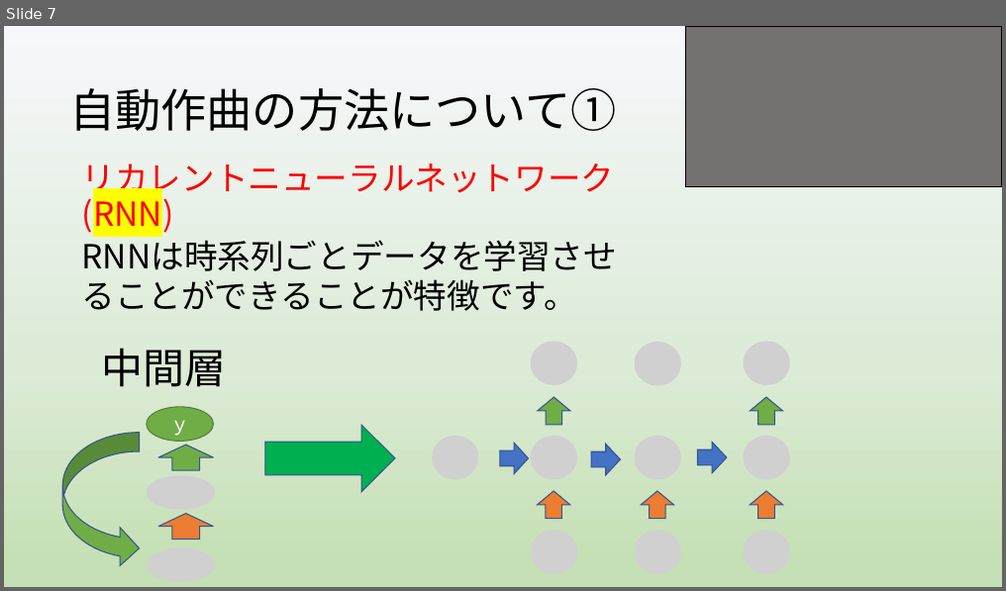
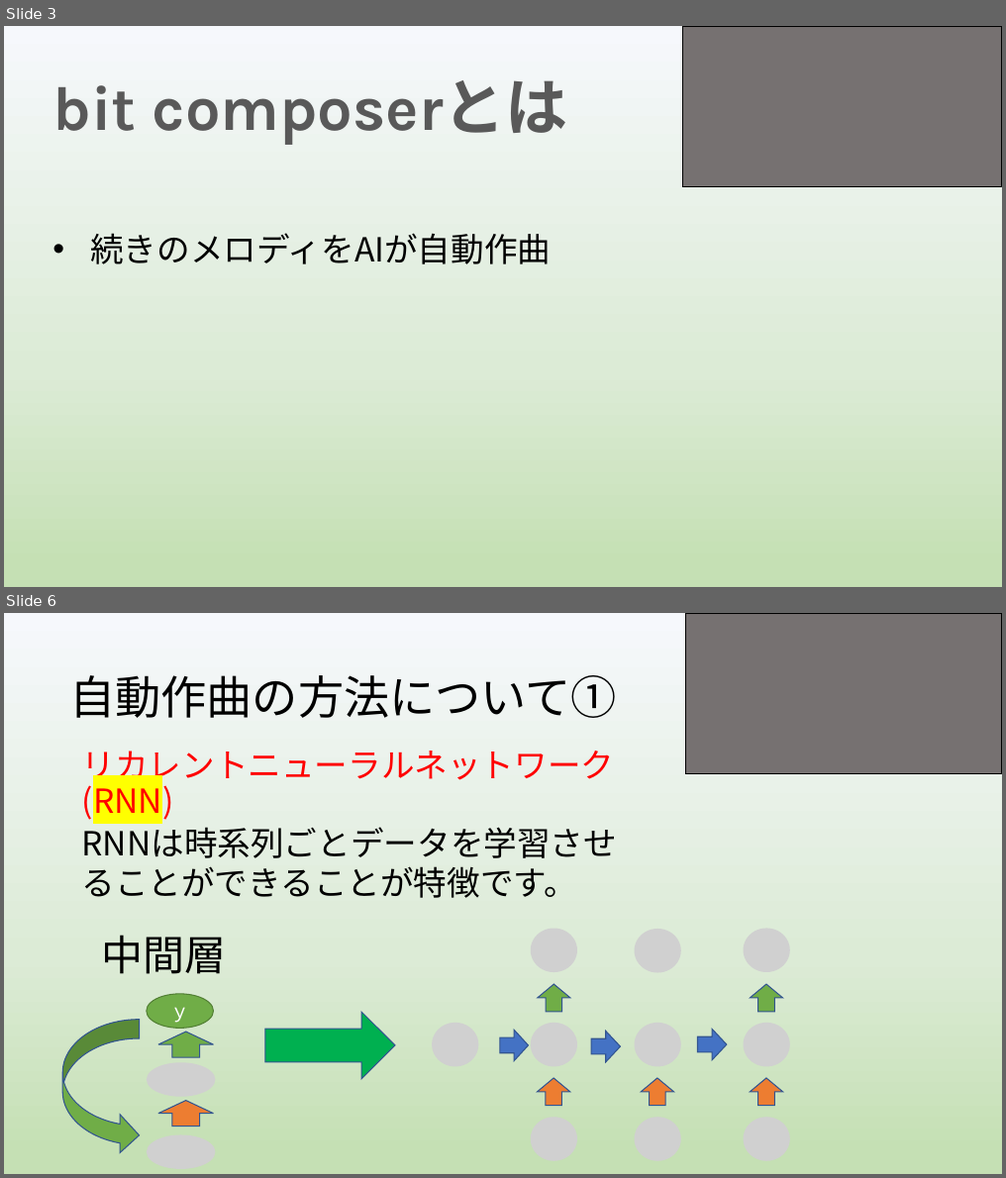
Before and after one commit to yoshitake266/bitComposer_prj, a slide deck: presentation/graduation/bit Composer3 .pptx. Shown one above the other, each under a label of ours: slide 7 before the commit, slides 3 and 6 after it; the slides between them are not shown. The pictures are 1006x591 and 1006x1178 pixels, drawn with LibreOffice and Linux fonts; fonts in the diff are those of the drawing; grey boxes stand for pictures. Boxes give left, top, right and bottom in pixels: in the first picture for what was removed or moved away, otherwise in the second. Text is boxed around its words. In the diff, an @@ line names an element or a change of style, - is before the commit and + after.

```diff
--- a/presentation/graduation/bit Composer3 .pptx
+++ b/presentation/graduation/bit Composer3 .pptx
@@ slide 3 added at [4, 26, 1002, 587], background gradient #F6F8FC to #DCEBD6 to #C5E0B4 @@
@@ rectangle added at [683, 26, 1002, 187], fill #767171, outline #000000 1 pt @@
@@ title added at [54, 80, 568, 145], 60 pt, text #595959, bold @@
+bit composerとは
@@ text added at [90, 233, 550, 265], 32 pt, text #000000 @@
+• 続きのメロディをAIが自動作曲
@@ what was slide 7 is now slide 6 @@
```
Also in this commit, not shown: 4 slides changed, 2 slides removed, 2 other files.
